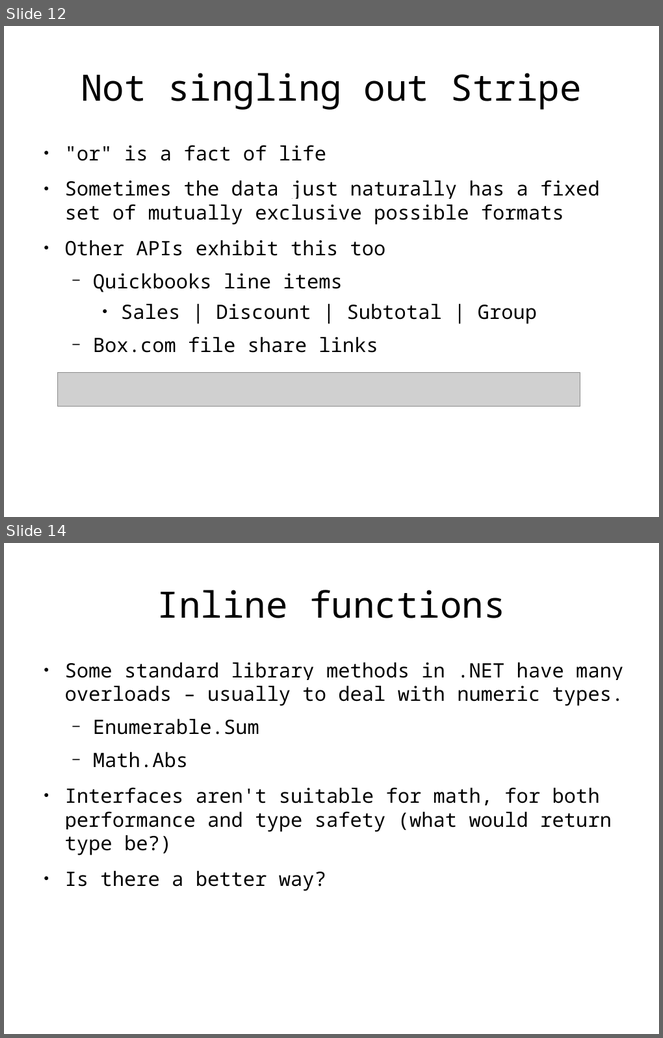
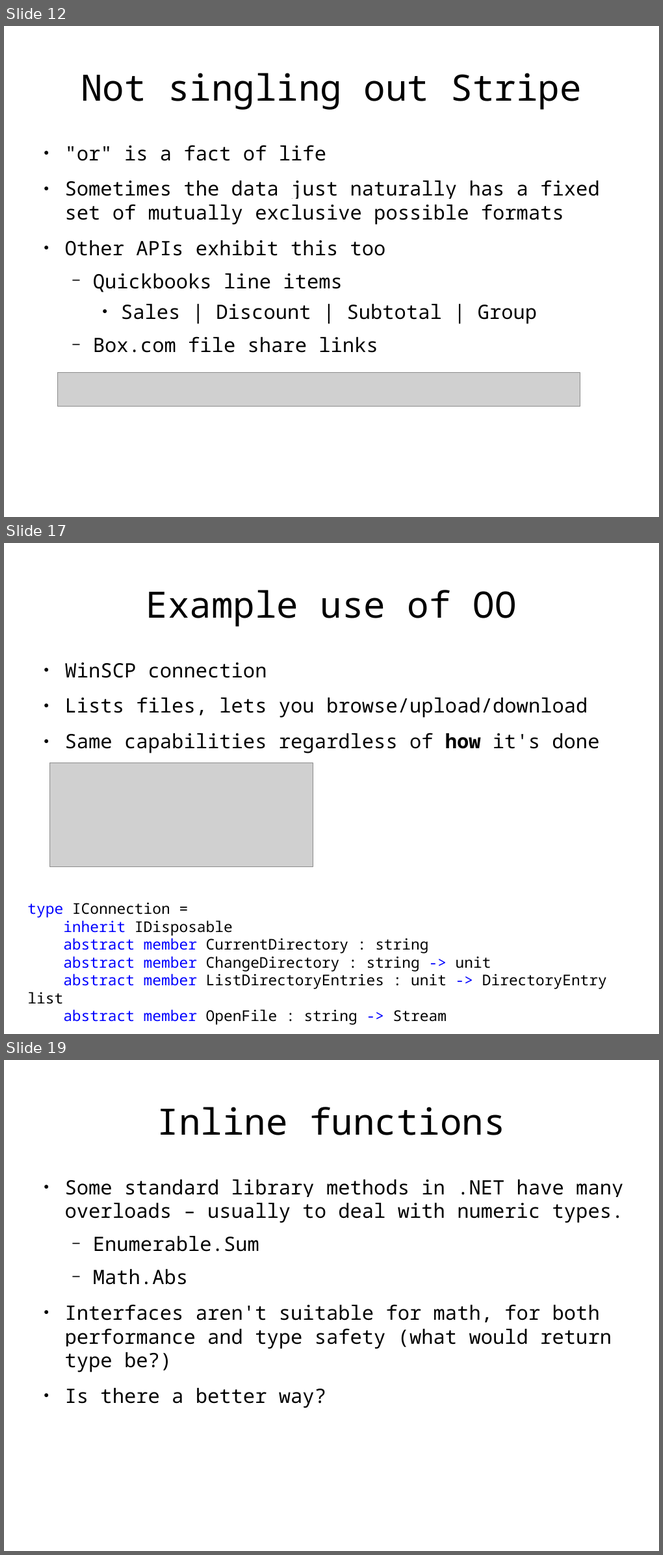
Before and after one commit to rspeele/FSharpTalk, a slide deck: fstalk.odp. Shown one above the other, each under a label of ours: slides 12 and 14 before the commit, slides 12, 17 and 19 after it; the slides between them are not shown. The pictures are 663x1038 and 663x1555 pixels, drawn with LibreOffice and Linux fonts; fonts in the diff are those of the drawing; grey boxes stand for pictures. Boxes give left, top, right and bottom in pixels: in the first picture for what was removed or moved away, otherwise in the second. Text is boxed around its words. In the diff, an @@ line names an element or a change of style, - is before the commit and + after.

```diff
--- a/fstalk.odp
+++ b/fstalk.odp
@@ slide 17 added at bbox=[4, 543, 659, 1034], background #FFFFFF @@
@@ title added at bbox=[146, 590, 517, 627], 44 pt, text #000000 @@
+Example use of OO
@@ text added at bbox=[65, 663, 599, 754], 24 pt, text #000000 @@
+● WinSCP connection
+● Lists files, lets you browse/upload/download
+● Same capabilities regardless of how it's done
@@ picture added at bbox=[50, 763, 313, 867] @@
@@ text added at bbox=[27, 902, 607, 1025], 18 pt, text #000000 @@
+type IConnection =
+inherit IDisposable
+abstract member CurrentDirectory : string
+abstract member ChangeDirectory : string -> unit
+abstract member ListDirectoryEntries : unit -> DirectoryEntry list
+abstract member OpenFile : string -> Stream
@@ what was slide 14 is now slide 19 @@
```
Also in this commit, not shown: 2 slides changed, 5 other slides added, 10 other files.
